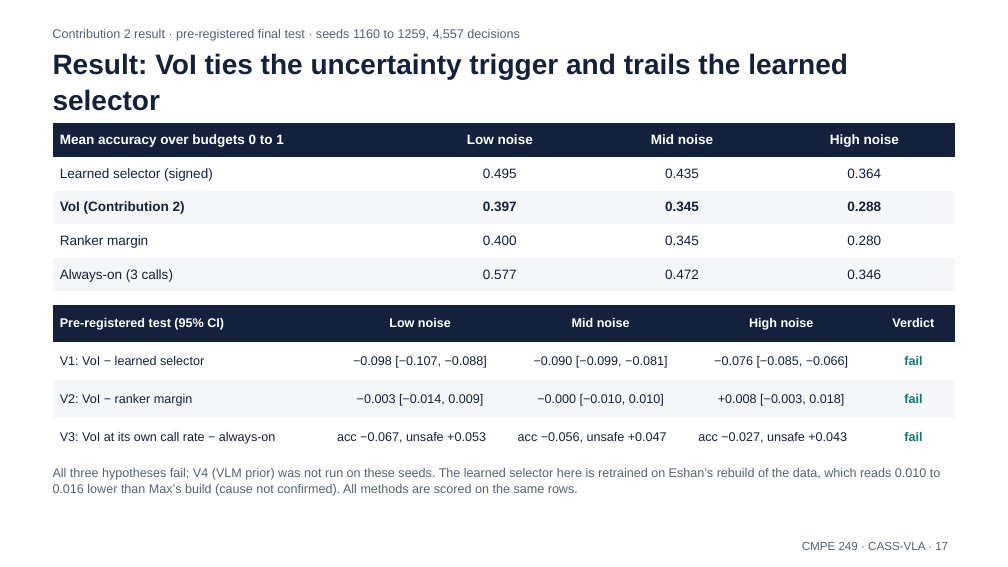
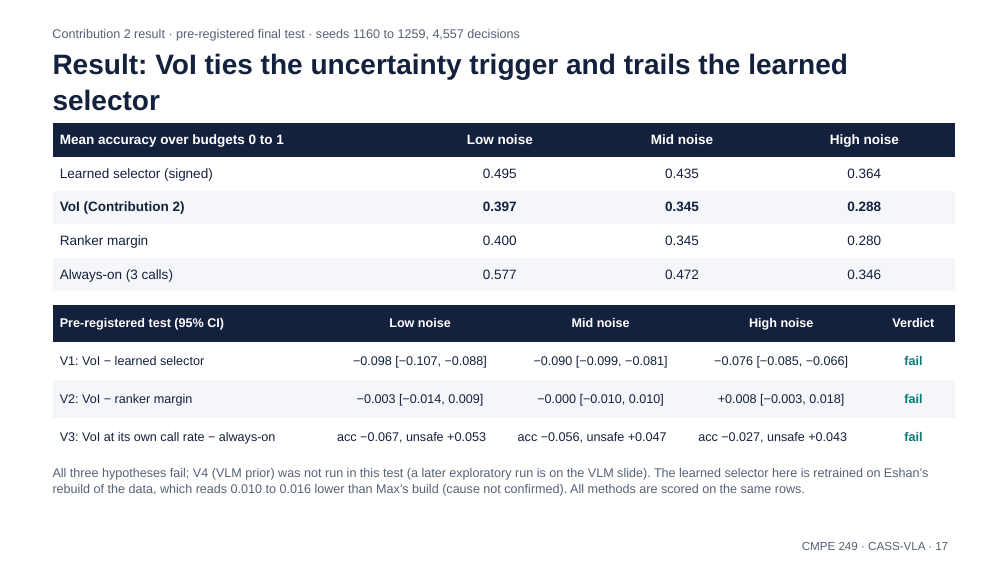
Before and after one commit to SJSU-IAS-Project/CASS-VLA, a slide deck: slide 17 of docs/final/deck/joint_deck.pptx. Drawn at 1008x567 pixels with LibreOffice and Linux fonts; fonts in the diff are those of the drawing. Boxes give left, top, right and bottom in pixels: in the first picture for what was removed or moved away, otherwise in the second. Text is boxed around its words. In the diff, an @@ line names an element or a change of style, - is before the commit and + after.

```diff
--- a/docs/final/deck/joint_deck.pptx
+++ b/docs/final/deck/joint_deck.pptx
@@ text at <box>53,468,929,496</box>: text changed @@
-All three hypotheses fail; V4 (VLM prior) was not run on these seeds. The learned selector here is retrained on Eshan’s rebuild of the data, which reads 0.010 to 0.016 lower than Max’s build (cause not confirmed). All methods are scored on the same rows.
+All three hypotheses fail; V4 (VLM prior) was not run in this test (a later exploratory run is on the VLM slide). The learned selector here is retrained on Eshan’s rebuild of the data, which reads 0.010 to 0.016 lower than Max’s build (cause not confirmed). All methods are scored on the same rows.
```
Also in this commit, not shown: 1 other slide changed, 8 other files.
